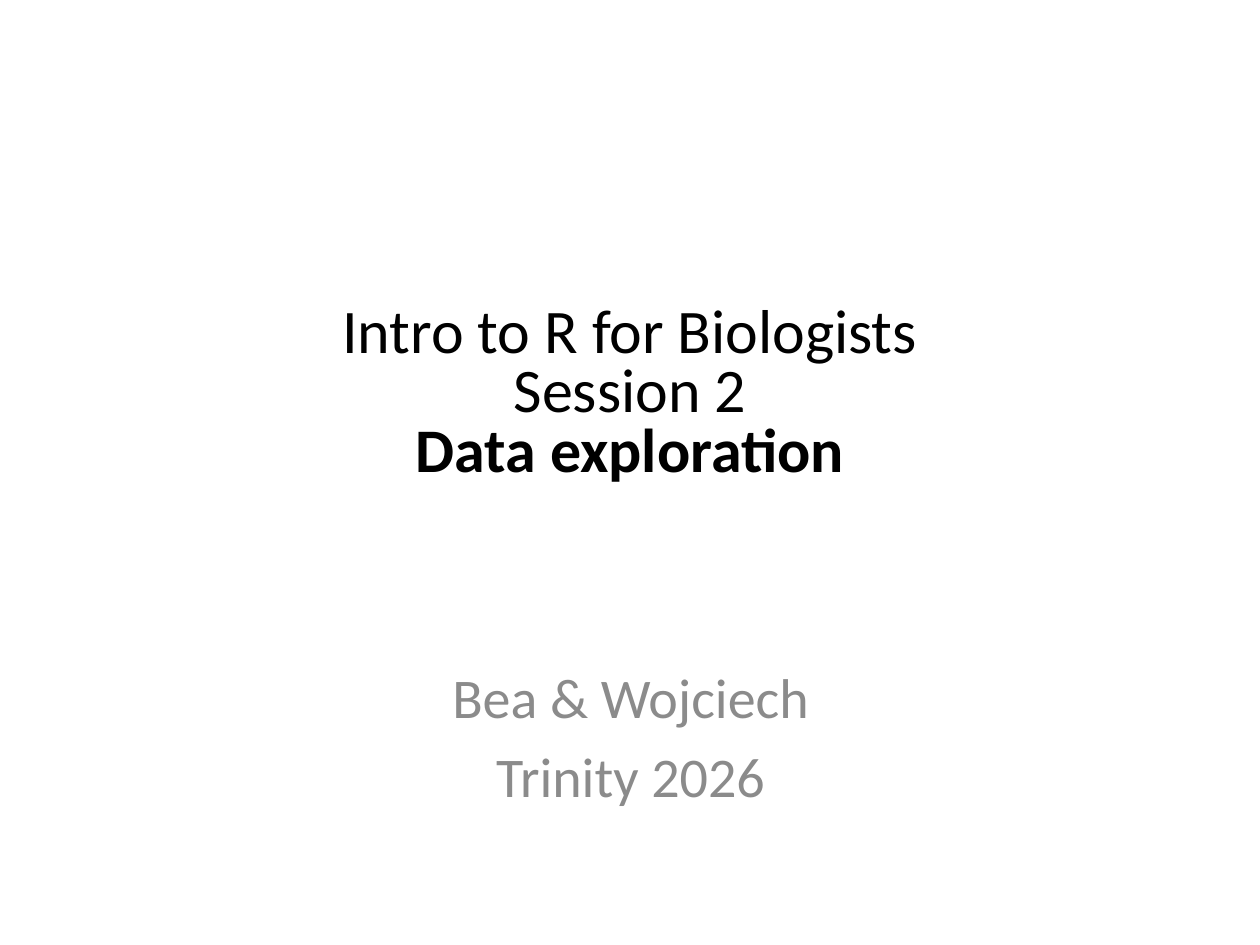
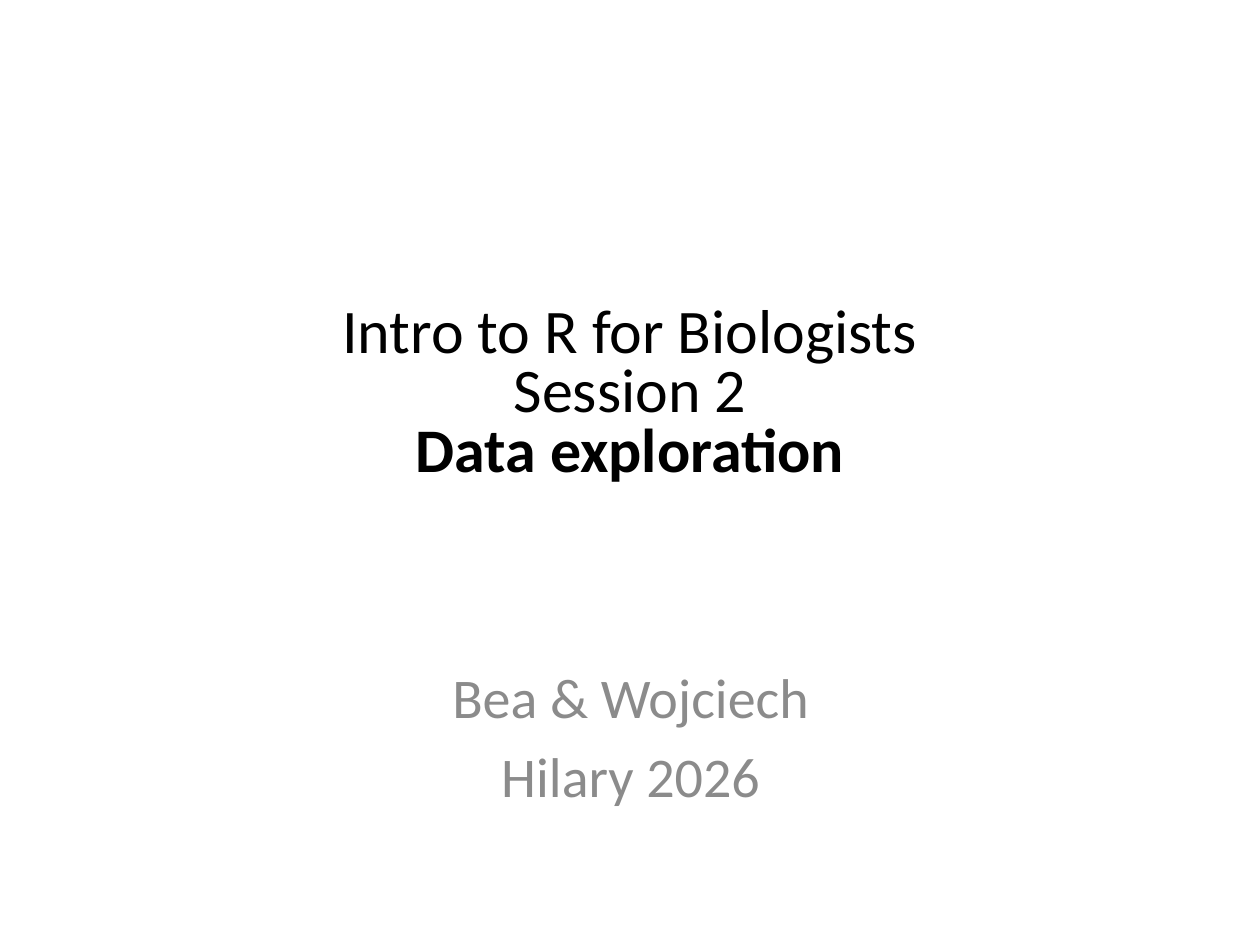
Before and after one commit to BeaGM84/MSD_R_course_HT2026-main, a slide deck: slide 2 of powerpoint/Session2.pptx. Drawn at 1260x945 pixels with LibreOffice and Linux fonts; fonts in the diff are those of the drawing. Boxes give left, top, right and bottom in pixels: in the first picture for what was removed or moved away, otherwise in the second. Text is boxed around its words. In the diff, an @@ line names an element or a change of style, - is before the commit and + after.

```diff
--- a/powerpoint/Session2.pptx
+++ b/powerpoint/Session2.pptx
@@ text at box(501, 758, 759, 806): text changed @@
-Trinity 2026
+Hilary 2026
```
Also in this commit, not shown: 1 other slide changed.
